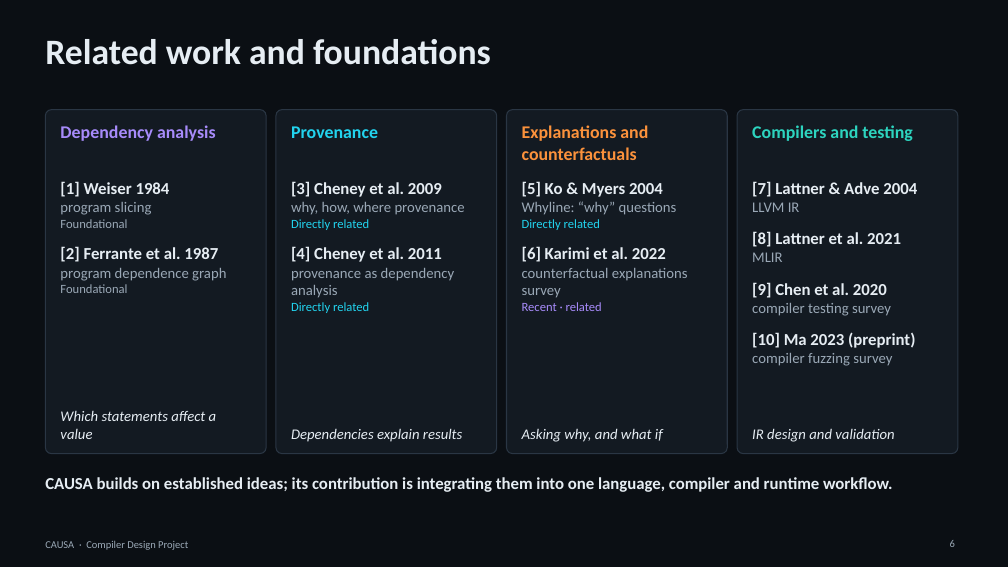
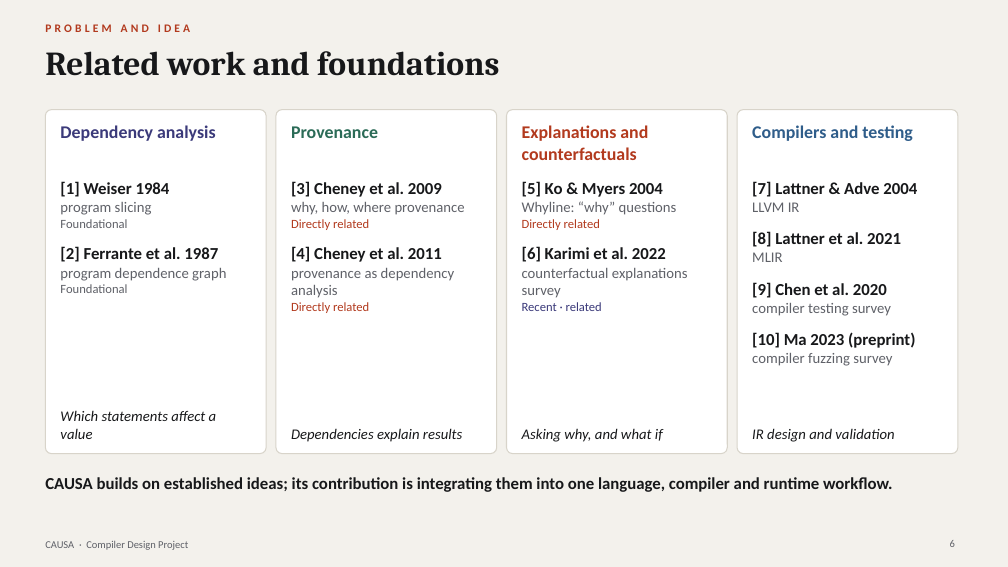
Before and after one commit to ujvall/Causa, a slide deck: slide 6 of presentation/CAUSA_Final_Presentation.pptx. Drawn at 1008x567 pixels with LibreOffice and Linux fonts; fonts in the diff are those of the drawing. Boxes give left, top, right and bottom in pixels: in the first picture for what was removed or moved away, otherwise in the second. Text is boxed around its words. In the diff, an @@ line names an element or a change of style, - is before the commit and + after.

Commit message:
Restyle presentation: light paper canvas, serif headings, consistent theme

```diff
--- a/presentation/CAUSA_Final_Presentation.pptx
+++ b/presentation/CAUSA_Final_Presentation.pptx
@@ background #0B0F14 to #F3F1EC @@
@@ text added at box(45, 24, 190, 32), 11 pt, text #B23A1E, bold @@
+PROBLEM AND IDEA
@@ title "Related work and foundations": place and size @@
-title "Related work and foundations" at box(45, 39, 491, 65)
+title "Related work and foundations" at box(45, 51, 499, 76)
@@ title "Related work and foundations" at box(45, 51, 499, 76): size 34 to 32 pt, font Calibri to Cambria, text colour #E6EDF3 to #17181A @@
@@ fill #131A22 to #FFFFFF; outline #2A3644 1 pt to #D8D4CA 1 pt in 4 elements at box(45, 110, 266, 454), box(276, 110, 497, 454), box(507, 110, 727, 454), box(737, 110, 958, 454) @@
@@ text "Dependency analysis" at box(60, 125, 216, 141): text colour #A78BFA to #3B3A7A @@
@@ text "Provenance" at box(291, 126, 378, 138): text colour #22D3EE to #2B6B57 @@
@@ text "Explanations and counterfactuals" at box(522, 125, 648, 160): text colour #FB923C to #B23A1E @@
@@ text "Compilers and testing" at box(752, 125, 912, 141): text colour #2DD4BF to #2F5D8A @@
@@ text "[1] Weiser 1984" at box(60, 181, 226, 293): text colour #E6EDF3 to #17181A in "[1] Weiser 1984", "[2] Ferrante et al. 1987"; text colour #9AA8B6 to #5F6168 in "program slicing", "Foundational", "program dependence graph", "Foundational" @@
@@ text "[3] Cheney et al. 2009" at box(291, 181, 465, 313): text colour #E6EDF3 to #17181A in "[3] Cheney et al. 2009", "[4] Cheney et al. 2011"; text colour #9AA8B6 to #5F6168 in "why, how, where provenance", "provenance as dependency analysis"; text colour #22D3EE to #B23A1E in "Directly related", "Directly related" @@
@@ text "[5] Ko & Myers 2004" at box(522, 181, 688, 311): text colour #E6EDF3 to #17181A in "[5] Ko & Myers 2004", "[6] Karimi et al. 2022"; text colour #9AA8B6 to #5F6168 in "Whyline: “why” questions", "counterfactual explanations survey"; text colour #22D3EE to #B23A1E in "Directly related"; text colour #A78BFA to #3B3A7A in "Recent · related" @@
@@ text "[7] Lattner & Adve 2004" at box(752, 181, 917, 366): text colour #E6EDF3 to #17181A in "[7] Lattner & Adve 2004", "[8] Lattner et al. 2021", "[9] Chen et al. 2020", "[10] Ma 2023 (preprint)"; text colour #9AA8B6 to #5F6168 in "LLVM IR", "MLIR", "compiler testing survey", "compiler fuzzing survey" @@
@@ text colour #E6EDF3 to #17181A in 5 elements at box(60, 411, 217, 439), box(291, 428, 462, 442), box(522, 428, 663, 442), box(752, 428, 894, 442), box(45, 477, 893, 492) @@
@@ text "CAUSA · Compiler Design Project" at box(45, 541, 188, 550): text colour #9AA8B6 to #5F6168 @@
@@ page number at box(950, 540, 955, 547): text colour #9AA8B6 to #5F6168 @@
```
Also in this commit, not shown: 19 other slides changed, 2 other files.
